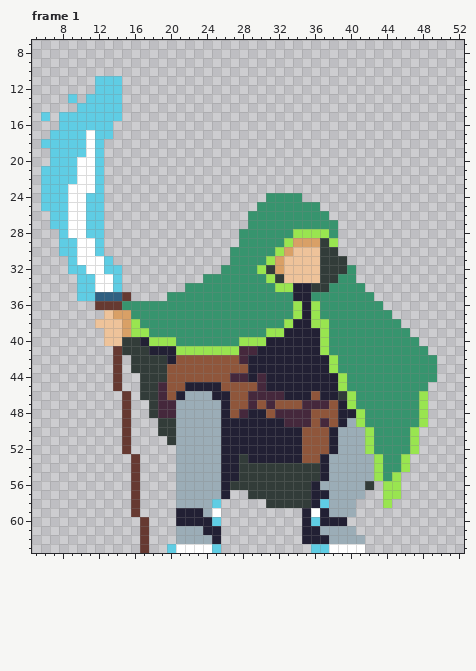
A pixel-art file gets an edit: Source/Aseprite/Player/Land.aseprite. The picture above is the old version.
64x64 pixels, 2 frames. Shown: frame 1: x 5..52, y 7..63. The commit also changed other frames, which this record leaves out.
Once edited:
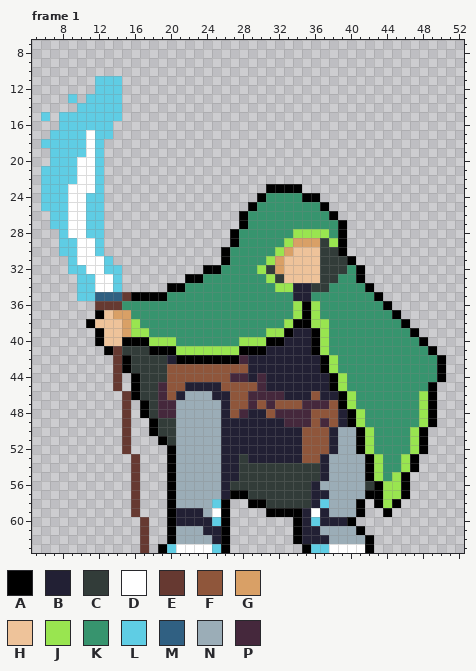
Palette (. is transparent): A #000000  B #222034  C #323c39  D #ffffff  E #663931  F #8f563b  G #d9a066  H #eec39a  J #99e550  K #37946e  L #5fcde4  M #306082  N #9badb7  P #45283c
The exact change:
layer "Outline" added
Frame 1, layer "Outline":
There is now colour A in row 23 at x 31 to 34; in row 24 at x 30 and 35 to 36; in row 25 at x 29 and 37; in row 26 at x 28 and 38; in row 27 at x 28 and 39; in rows 28 to 29 at x 27 and 39.
There is now colour A in row 30 at x 26 and 39; in row 31 at x 26 and 40; in row 32 at x 24 to 25 and 41; in row 33 at x 22 to 23 and 41; in row 34 at x 20 to 21 and 42; in row 35 at x 16 to 19 and 43.
There is now colour A in row 36 at x 44; in row 37 at x 12 and 45; in row 38 at x 11 and 46; in row 39 at x 12 and 47; in row 40 at x 12 and 48; in row 41 at x 13 and 49.
There is now colour A in rows 42 to 43 at x 15 and 50; in row 44 at x 16 and 50; in rows 45 to 46 at x 16 and 49; in rows 47 to 48 at x 17 and 49; in row 49 at x 18 and 49; in row 50 at x 18 and 48.
There is now colour A in row 51 at x 19 and 48; in row 52 at x 20 and 48; in rows 53 to 54 at x 20 and 47; in row 55 at x 20 and 46; in row 56 at x 20, 43 and 46; in row 57 at x 20, 27 to 28, 42 to 43 and 46.
There is now colour A in row 58 at x 20, 26, 29 to 30, 41, 43 and 45; in row 59 at x 20, 26, 31 to 34, 41 and 44; in row 60 at x 20, 26, 34 and 40; in row 61 at x 20, 26, 34 and 41; in row 62 at x 20, 26, 34 and 42; in row 63 at x 19, 26, 35 and 42.
The edit turns colour B into colour A in rows 36 to 37 at x 35; in row 38 at x 34 to 35; in row 39 at x 33 and 36; in row 40 at x 17, 31 to 32 and 36; in row 41 at x 18 to 20, 30 and 36; in rows 42 to 43 at x 37.
The edit turns colour B into colour A in rows 44 to 45 at x 38; in row 47 at x 39; in row 48 at x 40.
The edit turns colour C into colour A in row 40 at x 15 to 16; in row 46 at x 39.
The edit turns colour F into colour A in row 42 at x 21 to 27.
The edit turns colour N into colour A in row 49 at x 40; in rows 50 to 52 at x 41; in rows 53 to 55 at x 42.
The edit turns colour P into colour A in row 41 at x 28 to 29.
